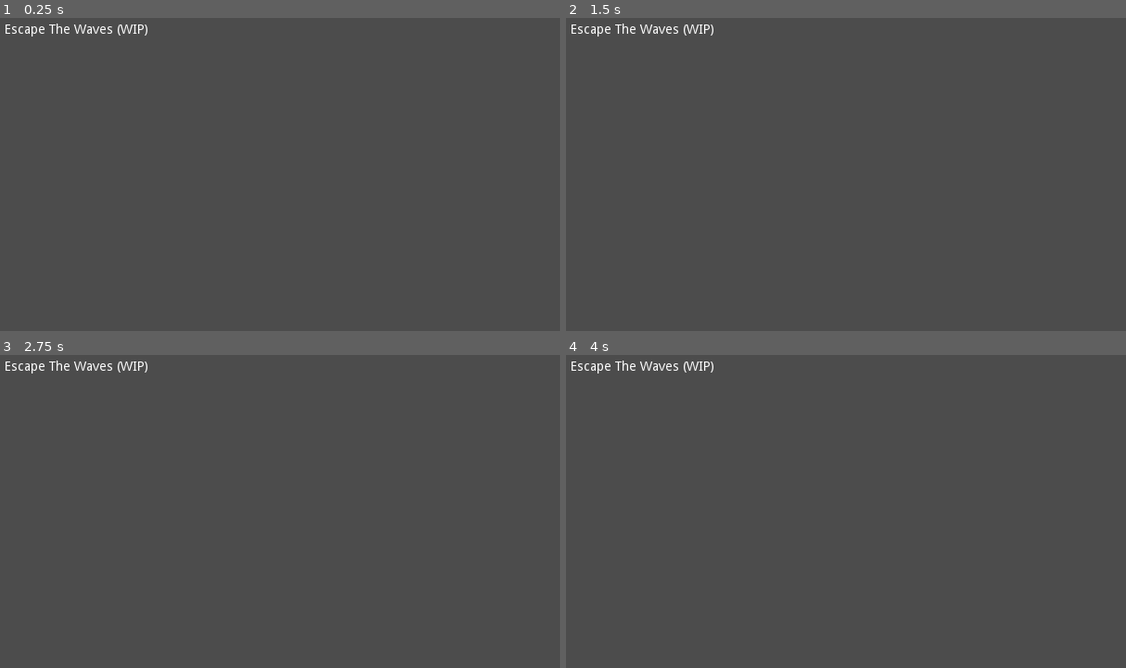
Above: before the commit, frames 1-4 (two rows, left to right).
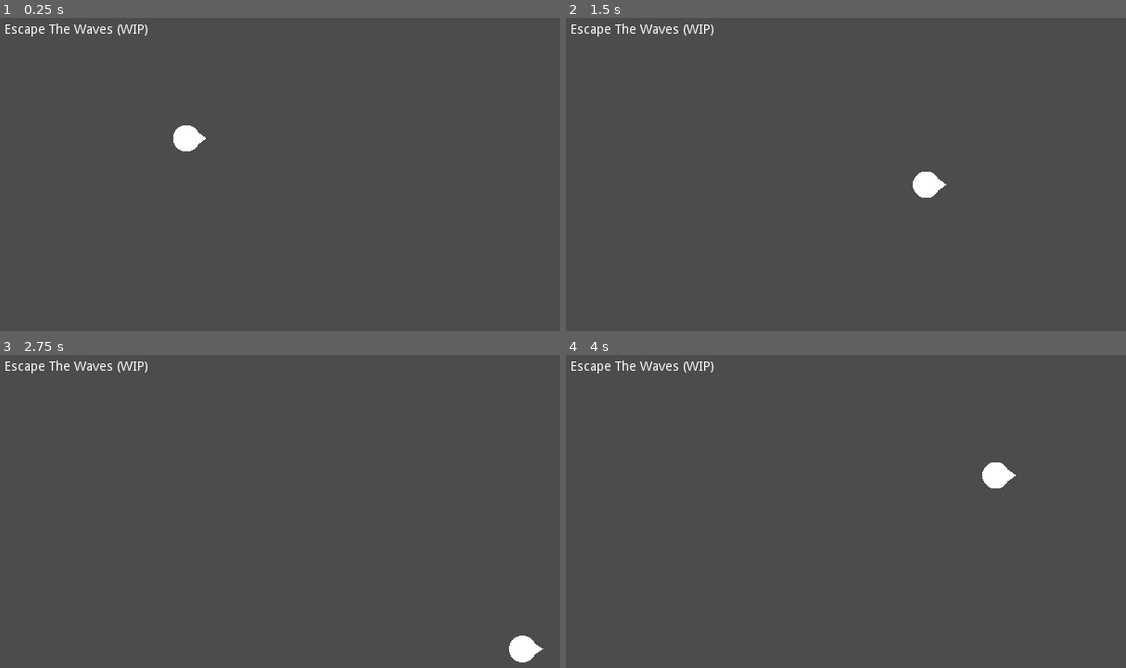
Above: after the commit, the same moments.

Repository: EmilienLeroy/EscapeTheWave
Game: Godot game, scene res://main.tscn
Same seed, same stepped clock (60 frames per second), same inputs: the game is played once before the commit and once after it.
Inputs:
- Up to frame 1 (0.25 s): no input
- Up to frame 2 (1.5 s): tap Enter at 0.5 s; hold Right (ui_right) 0.53-1.28 s; hold Down (ui_down) from 1.28 s (still down)
- Up to frame 3 (2.75 s): release Down (ui_down) at 2.03 s; hold Right (ui_right) from 2.03 s (still down)
- Up to frame 4 (4 s): release Right (ui_right) at 2.78 s; hold Up (ui_up) 2.78-3.53 s; hold Left (ui_left) from 3.53 s (still down)

The runs differ from the first frame. In frame 1, 0.3% of the frame differs, in the area x 30-37%, y 34-43%; in frame 2, 0.3%; in frame 3, 0.3%, in the area x 90-98%, y 89-99%; in frame 4, 0.3%.

Commit message:
✨ Add player and add move using keys

Diff:
--- /dev/null
+++ b/entities/player/player.gd
@@ -0,0 +1,24 @@
+extends KinematicBody2D
+
+var speed = 250
+var velocity = Vector2()
+
+func _physics_process(delta):
+	velocity = get_direction_velocity(velocity, speed);
+	move_and_collide(velocity * delta);
+
+func get_direction_velocity(v: Vector2, s: int):
+	v = Vector2();
+
+	if Input.is_action_pressed('ui_right'):
+		v.x += 1
+	if Input.is_action_pressed('ui_left'):
+		v.x -= 1
+	if Input.is_action_pressed('ui_down'):
+		v.y += 1
+	if Input.is_action_pressed('ui_up'):
+		v.y -= 1
+
+	v = v.normalized() * s;
+
+	return v;
--- /dev/null
+++ b/entities/player/player.tscn
@@ -0,0 +1,27 @@
+[gd_scene load_steps=5 format=2]
+
+[ext_resource path="res://entities/player/player.gd" type="Script" id=1]
+
+[sub_resource type="CapsuleShape2D" id=1]
+radius = 21.0
+height = 2.0
+
+[sub_resource type="CapsuleMesh" id=2]
+
+[sub_resource type="PrismMesh" id=3]
+
+[node name="Player" type="KinematicBody2D"]
+script = ExtResource( 1 )
+
+[node name="CollisionShape2D" type="CollisionShape2D" parent="."]
+shape = SubResource( 1 )
+
+[node name="MeshInstance2D" type="MeshInstance2D" parent="."]
+scale = Vector2( 14.5, 14.5 )
+mesh = SubResource( 2 )
+
+[node name="MeshInstance2D2" type="MeshInstance2D" parent="."]
+position = Vector2( 17, 0 )
+rotation = -1.5708
+scale = Vector2( 7.06813, 5.04867 )
+mesh = SubResource( 3 )
--- a/main.tscn
+++ b/main.tscn
@@ -1,4 +1,6 @@
-[gd_scene format=2]
+[gd_scene load_steps=2 format=2]
+
+[ext_resource path="res://entities/player/player.tscn" type="PackedScene" id=1]
 
 [node name="Main" type="Node2D"]
 
@@ -8,3 +10,6 @@
 margin_right = 146.0
 margin_bottom = 40.0
 text = "Escape The Waves (WIP)"
+
+[node name="Player" parent="." instance=ExtResource( 1 )]
+position = Vector2( 225, 150 )
--- a/project.godot
+++ b/project.godot
@@ -25,6 +25,37 @@
 
 common/drop_mouse_on_gui_input_disabled=true
 
+[input]
+
+ui_left={
+"deadzone": 0.5,
+"events": [ Object(InputEventKey,"resource_local_to_scene":false,"resource_name":"","device":0,"alt":false,"shift":false,"control":false,"meta":false,"command":false,"pressed":false,"scancode":16777231,"physical_scancode":0,"unicode":0,"echo":false,"script":null)
+, Object(InputEventJoypadButton,"resource_local_to_scene":false,"resource_name":"","device":0,"button_index":14,"pressure":0.0,"pressed":false,"script":null)
+, Object(InputEventKey,"resource_local_to_scene":false,"resource_name":"","device":0,"alt":false,"shift":false,"control":false,"meta":false,"command":false,"pressed":false,"scancode":0,"physical_scancode":65,"unicode":0,"echo":false,"script":null)
+ ]
+}
+ui_right={
+"deadzone": 0.5,
+"events": [ Object(InputEventKey,"resource_local_to_scene":false,"resource_name":"","device":0,"alt":false,"shift":false,"control":false,"meta":false,"command":false,"pressed":false,"scancode":16777233,"physical_scancode":0,"unicode":0,"echo":false,"script":null)
+, Object(InputEventJoypadButton,"resource_local_to_scene":false,"resource_name":"","device":0,"button_index":15,"pressure":0.0,"pressed":false,"script":null)
+, Object(InputEventKey,"resource_local_to_scene":false,"resource_name":"","device":0,"alt":false,"shift":false,"control":false,"meta":false,"command":false,"pressed":false,"scancode":0,"physical_scancode":68,"unicode":0,"echo":false,"script":null)
+ ]
+}
+ui_up={
+"deadzone": 0.5,
+"events": [ Object(InputEventKey,"resource_local_to_scene":false,"resource_name":"","device":0,"alt":false,"shift":false,"control":false,"meta":false,"command":false,"pressed":false,"scancode":16777232,"physical_scancode":0,"unicode":0,"echo":false,"script":null)
+, Object(InputEventJoypadButton,"resource_local_to_scene":false,"resource_name":"","device":0,"button_index":12,"pressure":0.0,"pressed":false,"script":null)
+, Object(InputEventKey,"resource_local_to_scene":false,"resource_name":"","device":0,"alt":false,"shift":false,"control":false,"meta":false,"command":false,"pressed":false,"scancode":0,"physical_scancode":87,"unicode":0,"echo":false,"script":null)
+ ]
+}
+ui_down={
+"deadzone": 0.5,
+"events": [ Object(InputEventKey,"resource_local_to_scene":false,"resource_name":"","device":0,"alt":false,"shift":false,"control":false,"meta":false,"command":false,"pressed":false,"scancode":16777234,"physical_scancode":0,"unicode":0,"echo":false,"script":null)
+, Object(InputEventJoypadButton,"resource_local_to_scene":false,"resource_name":"","device":0,"button_index":13,"pressure":0.0,"pressed":false,"script":null)
+, Object(InputEventKey,"resource_local_to_scene":false,"resource_name":"","device":0,"alt":false,"shift":false,"control":false,"meta":false,"command":false,"pressed":false,"scancode":0,"physical_scancode":83,"unicode":0,"echo":false,"script":null)
+ ]
+}
+
 [physics]
 
 common/enable_pause_aware_picking=true
